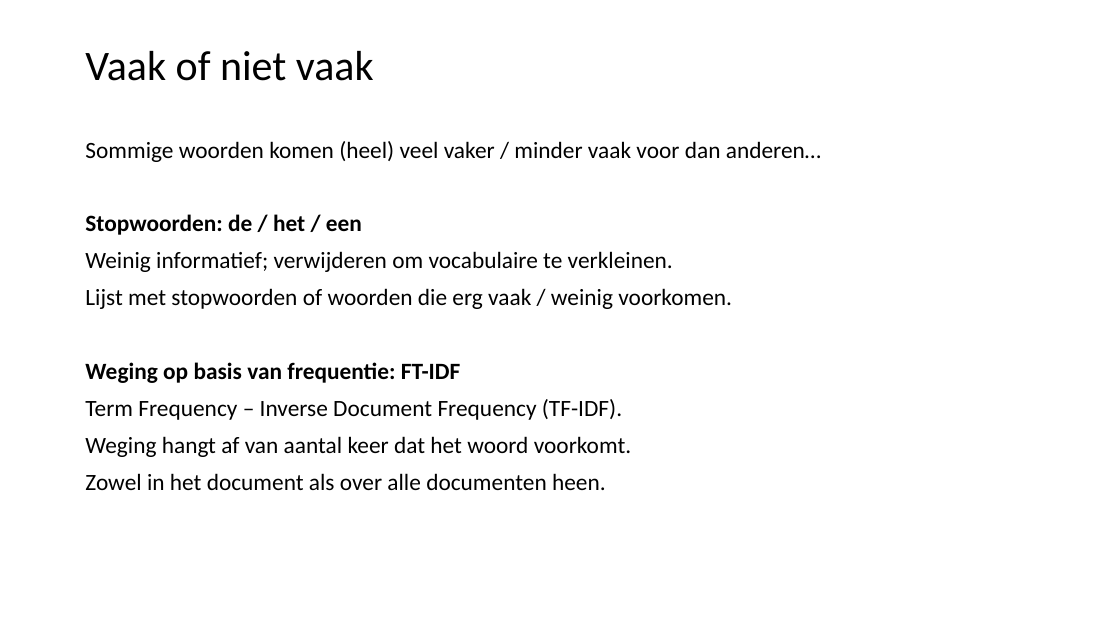
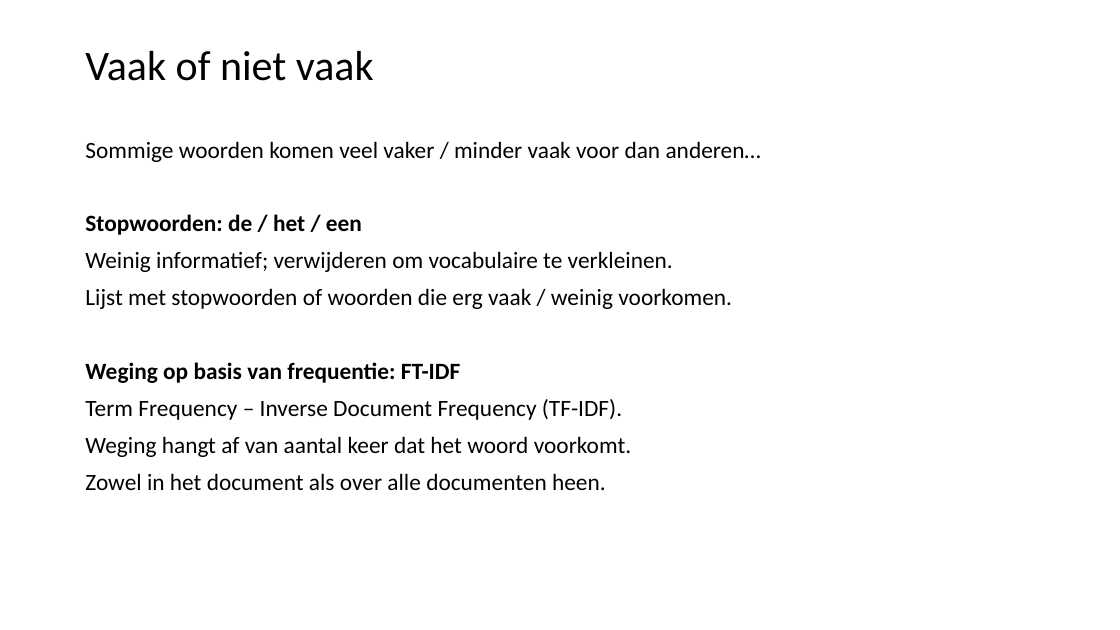
Before and after one commit to LFKoning/knowledge-sharing, a slide deck: slide 38 of python_trainees/5_nlp/python_traineeship_5.pptx. Drawn at 1120x630 pixels with LibreOffice and Linux fonts; fonts in the diff are those of the drawing. Boxes give left, top, right and bottom in pixels: in the first picture for what was removed or moved away, otherwise in the second. Text is boxed around its words. In the diff, an @@ line names an element or a change of style, - is before the commit and + after.

```diff
--- a/python_trainees/5_nlp/python_traineeship_5.pptx
+++ b/python_trainees/5_nlp/python_traineeship_5.pptx
@@ text at (x1=85, y1=141, x2=761, y2=162): text changed @@
-Sommige woorden komen (heel) veel vaker / minder vaak voor dan anderen…
+Sommige woorden komen veel vaker / minder vaak voor dan anderen…
```
Also in this commit, not shown: 16 other slides changed, 9 other files.
